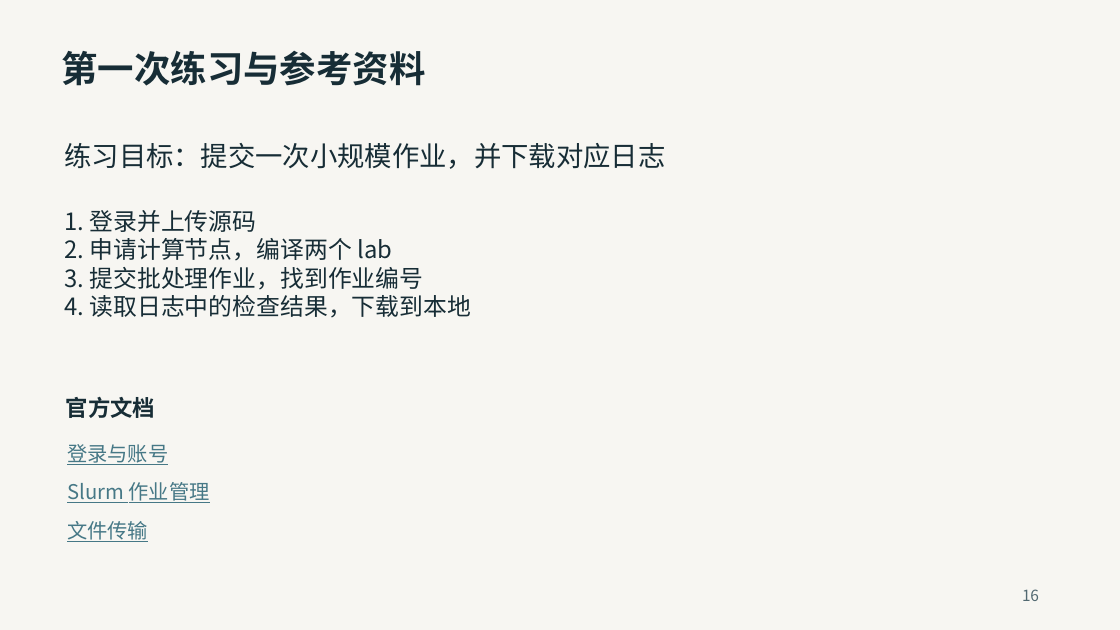
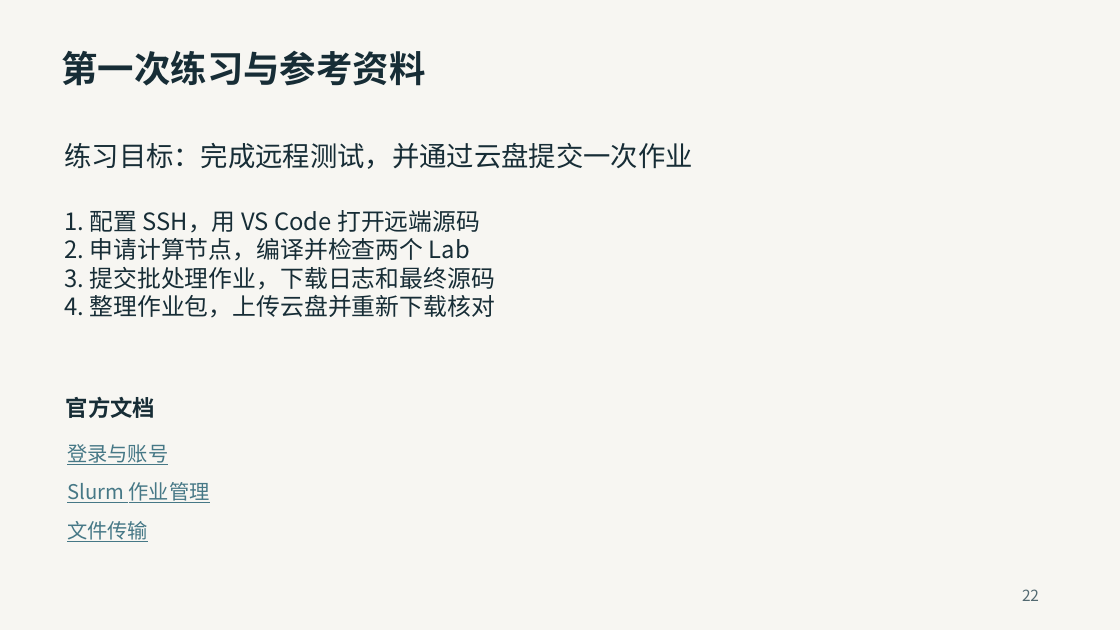
Before and after one commit to 2026-fall-calabs/calabs-2026-fall-starter, a slide deck: slide 22 of docs/交我算平台Lab运行指南-学生版.pptx (slide 16 before the commit). Drawn at 1120x630 pixels with LibreOffice and Linux fonts; fonts in the diff are those of the drawing. Boxes give left, top, right and bottom in pixels: in the first picture for what was removed or moved away, otherwise in the second. Text is boxed around its words. In the diff, an @@ line names an element or a change of style, - is before the commit and + after.

```diff
--- a/docs/交我算平台Lab运行指南-学生版.pptx
+++ b/docs/交我算平台Lab运行指南-学生版.pptx
@@ text at (64,143,693,169): text changed @@
-练习目标：提交一次小规模作业，并下载对应日志
+练习目标：完成远程测试，并通过云盘提交一次作业
@@ text at (64,210,496,318): text changed @@
-1. 登录并上传源码
-2. 申请计算节点，编译两个 lab
-3. 提交批处理作业，找到作业编号
-4. 读取日志中的检查结果，下载到本地
+1. 配置 SSH，用 VS Code 打开远端源码
+2. 申请计算节点，编译并检查两个 Lab
+3. 提交批处理作业，下载日志和最终源码
+4. 整理作业包，上传云盘并重新下载核对
@@ text at (1022,589,1039,601): text changed @@
-16
+22
```
Also in this commit, not shown: 14 other slides changed, 7 slides added, 1 slide removed, 6 other files.
